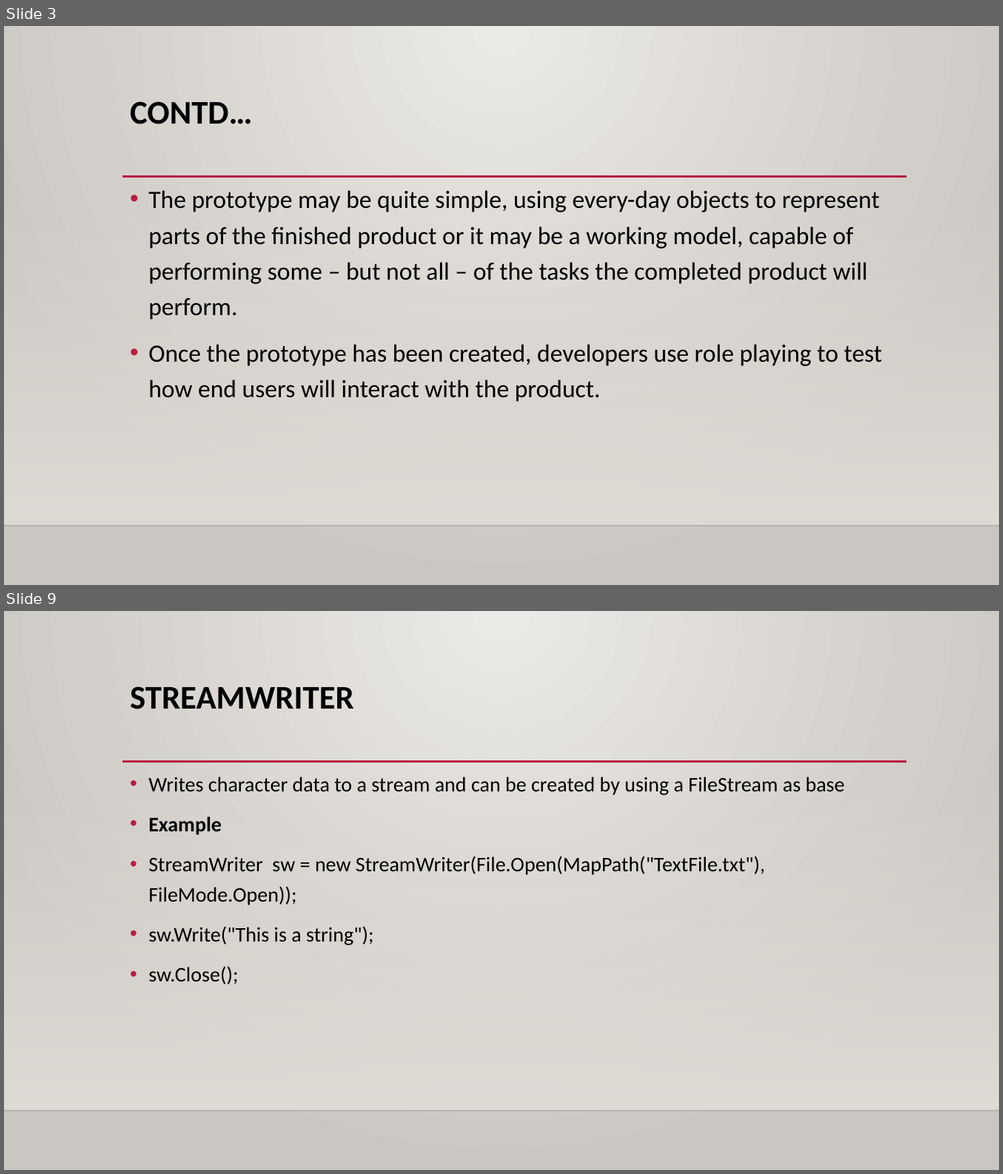
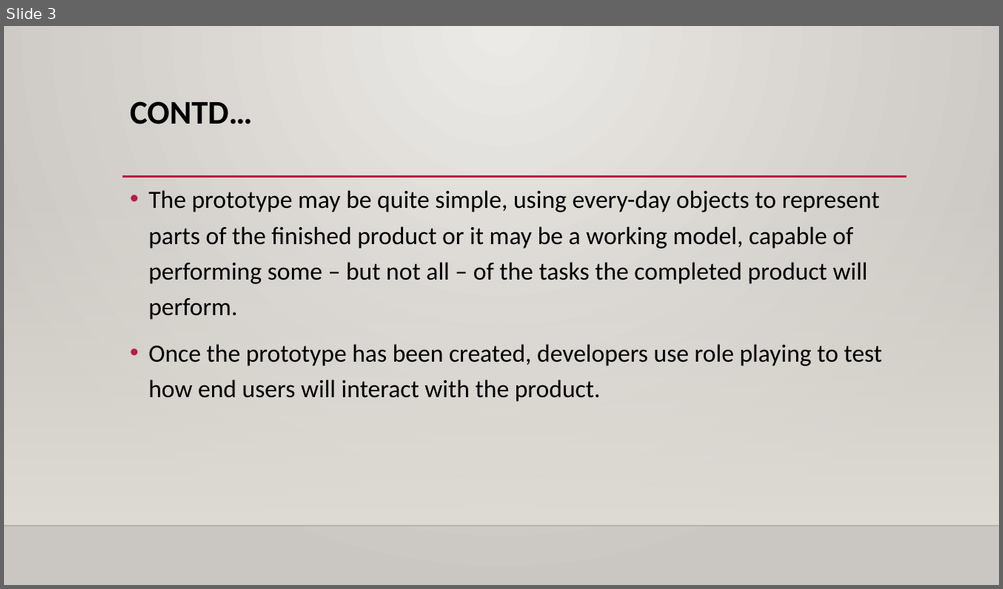
Before and after one commit to binamrathapa/DDOOCP_25A, a slide deck: Note/Prototype.pptx. Shown one above the other, each under a label of ours: slides 3 and 9 before the commit, slide 3 after it; the slides between them are not shown. The pictures are 1003x1174 and 1003x589 pixels, drawn with LibreOffice and Linux fonts; fonts in the diff are those of the drawing; background and template pictures are left out. Boxes give left, top, right and bottom in pixels: in the first picture for what was removed or moved away, otherwise in the second. Text is boxed around its words. In the diff, an @@ line names an element or a change of style, - is before the commit and + after.

```diff
--- a/Note/Prototype.pptx
+++ b/Note/Prototype.pptx
@@ slide 9 removed at [4,611,999,1170], background gradient #ECEAE7 to #CAC7C1; not listed: 3 template elements that a slide beside it also shows @@
@@ title removed at [130,686,354,709] @@
-STREAMWRITER
@@ text removed at [148,777,845,985] @@
-• Writes character data to a stream and can be created by using a FileStream as base
-• Example
-• StreamWriter sw = new StreamWriter(File.Open(MapPath("TextFile.txt"), FileMode.Open));
-• sw.Write("This is a string");
-• sw.Close();
```
Also in this commit, not shown: 2 slides changed, 7 slides added, 7 other slides removed.
